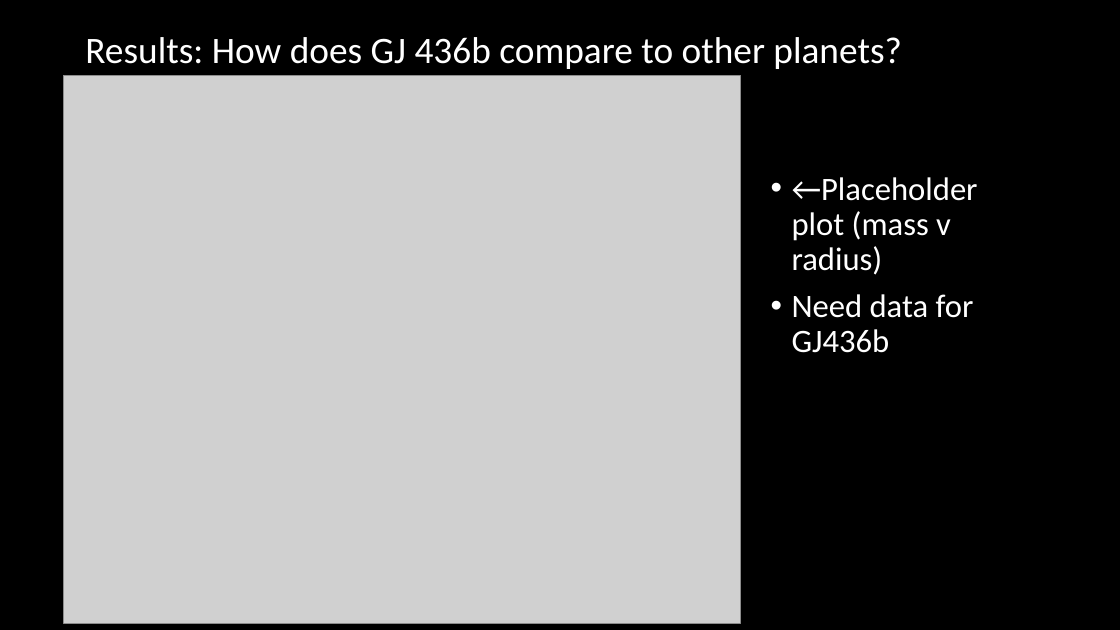
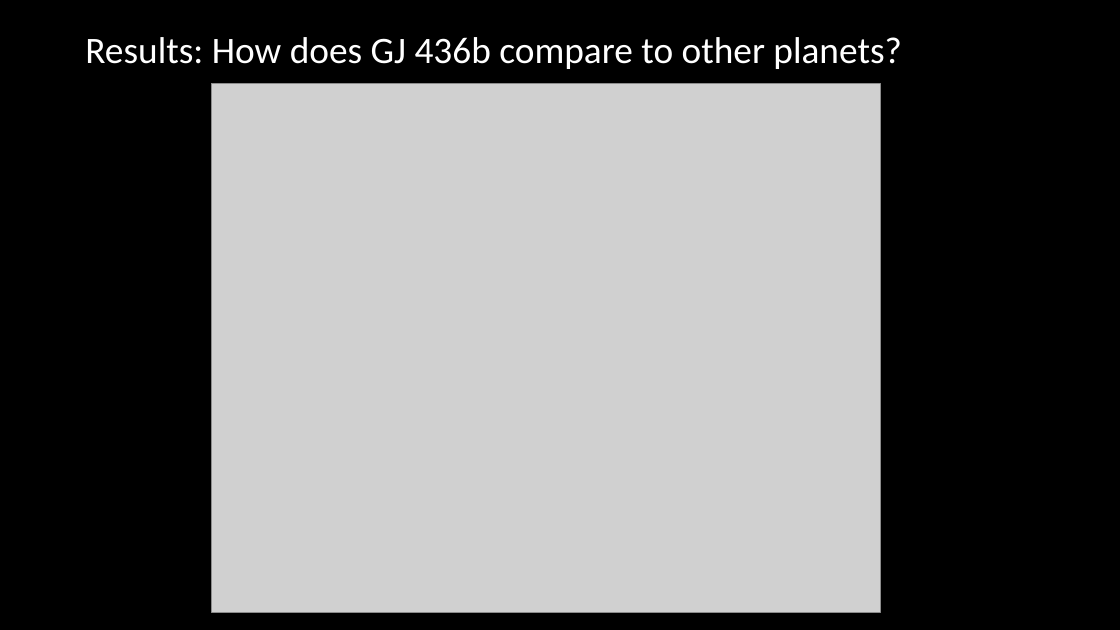
Before and after one commit to karishseebaluck/Astron_5205, a slide deck: slide 6 of Project_2/AstroProject2_SlideDeck.pptx. Drawn at 1120x630 pixels with LibreOffice and Linux fonts; fonts in the diff are those of the drawing; grey boxes stand for pictures. Boxes give left, top, right and bottom in pixels: in the first picture for what was removed or moved away, otherwise in the second. Text is boxed around its words. In the diff, an @@ line names an element or a change of style, - is before the commit and + after.

```diff
--- a/Project_2/AstroProject2_SlideDeck.pptx
+++ b/Project_2/AstroProject2_SlideDeck.pptx
@@ picture: place and size @@
-picture at (63,75,740,623)
+picture at (211,83,881,612)
@@ text removed at (792,177,978,353) @@
-• ←Placeholder plot (mass v radius)
-• Need data for GJ436b
```
Also in this commit, not shown: 7 other slides changed, 1 slide added, 1 slide removed.
